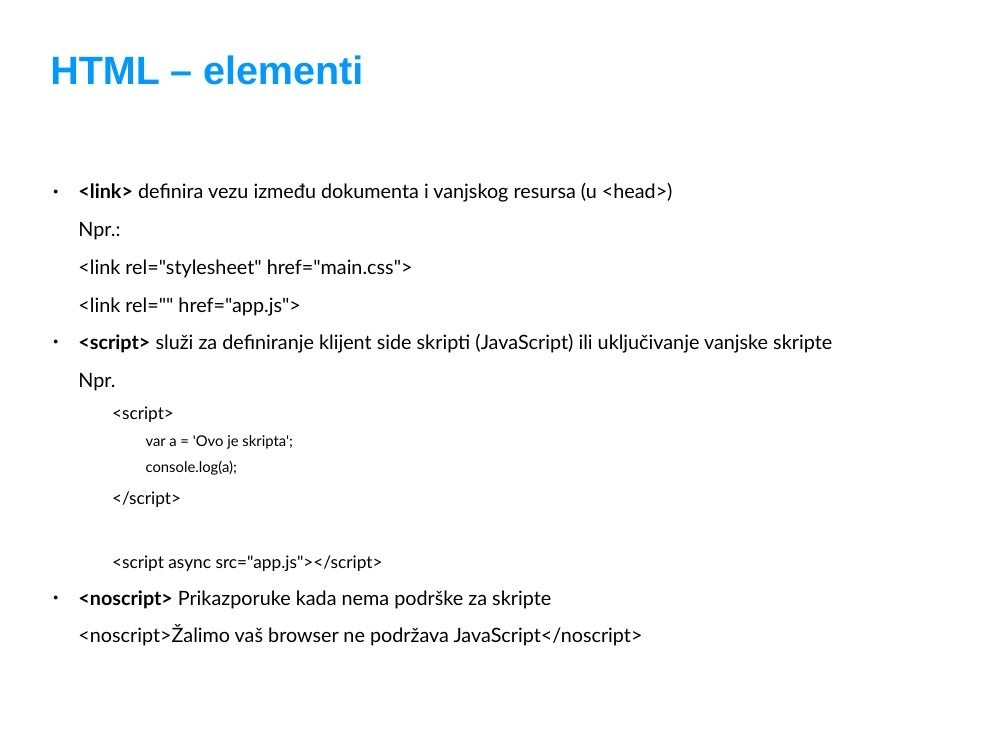
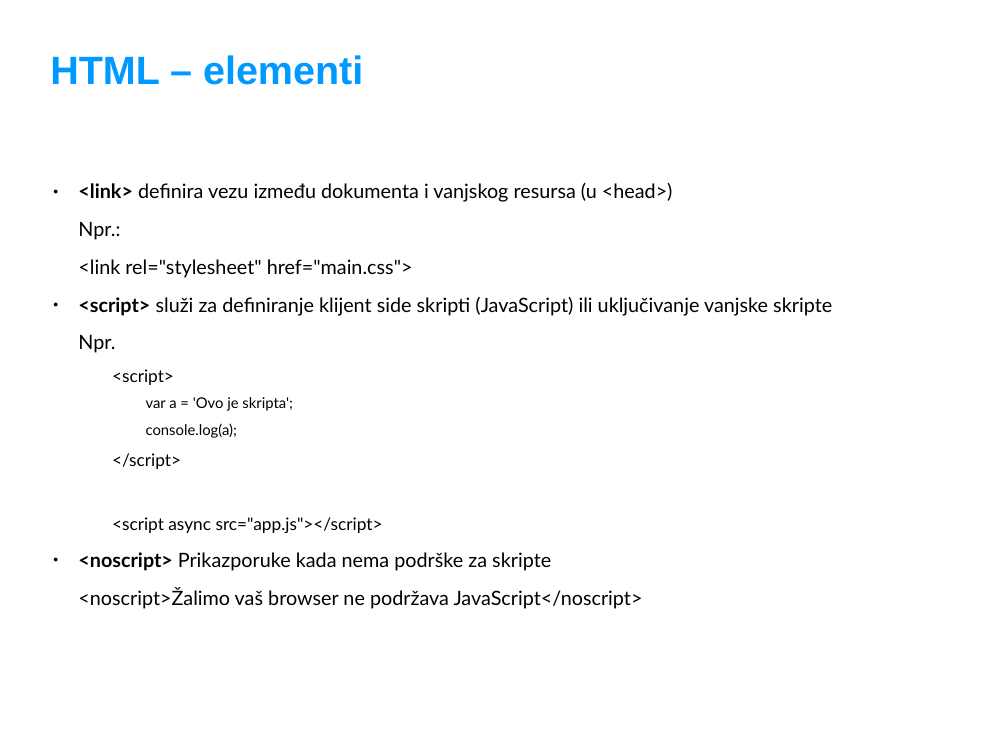
Before and after one commit to adriatichr/php-academy, a slide deck: slide 9 of predavanja/75 HTML-CSS.odp. Drawn at 1008x756 pixels with LibreOffice and Linux fonts; fonts in the diff are those of the drawing; background and template pictures are left out. Boxes give left, top, right and bottom in pixels: in the first picture for what was removed or moved away, otherwise in the second. Text is boxed around its words. In the diff, an @@ line names an element or a change of style, - is before the commit and + after.

Commit message:
blagi slides

```diff
--- a/predavanja/75 HTML-CSS.odp
+++ b/predavanja/75 HTML-CSS.odp
@@ text at (78, 297, 300, 316): paragraph removed @@
-<link rel="" href="app.js">
```
Also in this commit, not shown: 1 other file.
